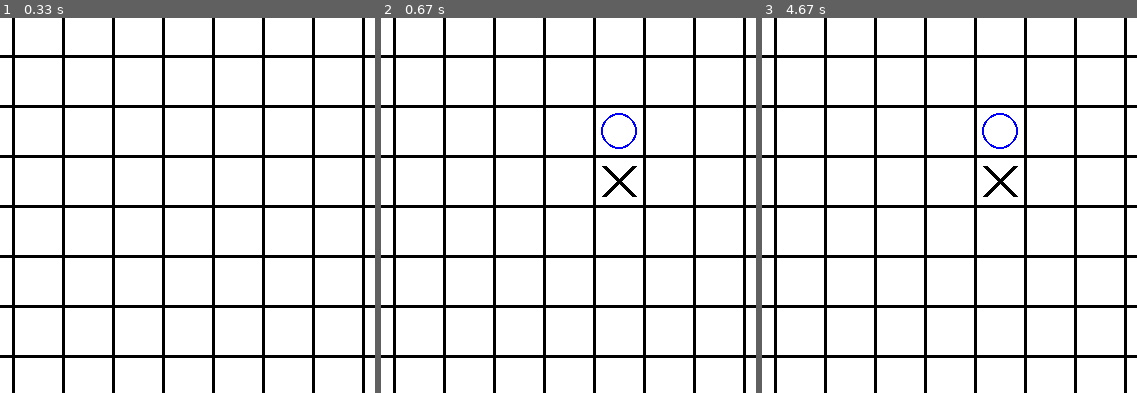
Above: before the commit, frames 1-3 (left to right).
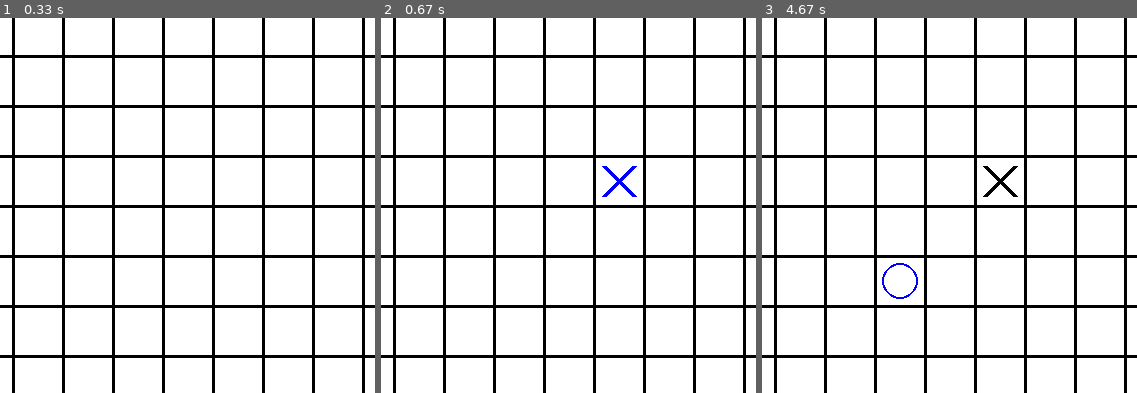
Above: after the commit, the same moments.

Repository: tugduong57/Co_Caro_CoBan
Game: pygame game, started from Main.py
The game is run twice, just before and just after one commit, with the same random seed, the same clock (stepped at 60 frames per second) and the same inputs.
Inputs (mouse positions are % of the whole screen's width and height, from its top left):
- Up to frame 1 (0.33 s): no input
- Up to frame 2 (0.67 s): click (50, 50) at 0.38 s
- Up to frame 3 (4.67 s): no input
The pictures show only the part of the screen within x 18-68%, y 28-78%; the shares and areas given below are measured in that part.

Frame 1 is identical in both runs. In frame 2, 0.4% of the frame differs, in the area x 58-69%, y 25-48%; in frame 3, 0.3%.

Commit message:
Update Font-end + Random

Diff:
--- a/Main.py
+++ b/Main.py
@@ -1,12 +1,13 @@
 import pygame, sys
 from pygame import QUIT, K_SPACE, K_RETURN, K_UP, K_DOWN, K_LEFT, K_RIGHT, KEYDOWN, K_a, K_s, K_d, K_w, K_r, K_p
 import copy
-
+import random
 pygame.init()
 
-GRID_SIZE = 15; nxn = 15;
+# --------------------------------------------------------------------------
+#               Phần khởi tạo
+GRID_SIZE = 15; nxn = 15; max_depth = 3
 banco = []; NumberToWin = 5;
-
 player = ""; AI = ""; turn = ""; pre = (); game_over = False; LuotAI = False
 # Bảng tra cứu điểm
 TH = {};
@@ -20,49 +21,29 @@
 directions = [(-1, 0), (-1, 1), (0, 1), (1, 1), (1, 0), (1, -1), (0, -1), (-1, -1)]
 Direc = {(-1, 0): 1, (-1, 1): 2, (0, 1): 3, (1, 1): 4, (1, 0): 5, (1, -1):6, (0, -1):7, (-1, -1):8}
 
-def checkWin(banco, turn, x, y):
-    turn_X = [0, 0, 0, 0, 0, 0, 0, 0]
-    for dx, dy in directions:
-        dem = 0; i = 1
-        while True:
-            new_x = x + dx * i; new_y = y + dy * i
-            if 0 <= new_x < nxn and 0 <= new_y < nxn:
-                giatri = banco[new_x][new_y]
-                if giatri == turn:
-                    dem += 1
-                else:
-                    break
-            else:
-                break
-            i += 1
-        j = Direc[dx,dy]-1
-        turn_X[j] = dem
-        if j >= 4:
-            if turn_X[j] + turn_X[j-4] >= 4:
-                return True
-    return False
-
-def AddT(T, value, x, y):
+def AddT(T: dict, value: str, x: int, y: int) -> None:
     if value not in T:
         T[value] = []
     T[value].append((x,y))
 
-def RemoveT(T, value, x, y):
+def RemoveT(T: dict, value: str, x: int, y: int) -> None:
     if value in T:
         if (x,y) in T[value]:
             T[value].remove((x, y))
         if T[value] == []:
             T.pop(value)
 
-def Update_Pre(x, y, turn):
-    global pre;
-    pre = (x, y, turn)
-
-def taoBangDanhGia(N):
+def taoBangDanhGia(N: int) -> list:
     matrix = [["F"] * N for _ in range(N)]
     return matrix
 
-def Init():
+def Init() -> None:
+    '''
+        Hàm khởi tạo giá trị ban đầu của tất cả Biến toàn cục
+        Được sử dụng ghi chương trình chạy lần đầu tiên
+        Và khi người chơi muốn reset bàn cờ
+
+    '''
 
     global banco;
     global player, AI, turn,  pre, game_over, LuotAI;
@@ -100,7 +81,11 @@
             value = ScorePlayer[i][j];
             AddT(T_player, value, i, j); AddT(T_Ai, value, i, j); AddT(T_Tong, value, i, j)
 
-
+# --------------------------------------------------------------------------
+
+
+# --------------------------------------------------------------------------
+#               Phần giao diện
 # Set up
 WINDOW_WIDTH = 760; WINDOW_HEIGHT = 760;
 SQUARE_SIZE = WINDOW_WIDTH // GRID_SIZE
@@ -114,8 +99,13 @@
 pygame.display.set_caption('AI-Caro')
 font = pygame.font.Font(None, 20)
 
+# Lưu tọa độ nước cờ vừa đánh
+def Update_Pre(x: int, y: int, turn: str) -> None:
+    global pre;
+    pre = (x, y, turn)
+
 # Hàm vẽ bàn cờ
-def draw_board():
+def draw_board() -> None:
     screen.fill(BACKGROUND_COLOR)
     for row in range(1, GRID_SIZE):
         pygame.draw.line(screen, LINE_COLOR, (0, row * SQUARE_SIZE) , (WINDOW_WIDTH, row * SQUARE_SIZE)  , 3); pygame.draw.line(screen, LINE_COLOR, (row * SQUARE_SIZE, 0) , (row * SQUARE_SIZE, WINDOW_HEIGHT) , 3)
@@ -123,7 +113,7 @@
 
 # Hàm vẽ X và O
 X_cm = SQUARE_SIZE // 5; O_cm = SQUARE_SIZE//7
-def draw_XO(banco):
+def draw_XO(banco: list) -> None:
     for row in range(GRID_SIZE):
         for col in range(GRID_SIZE):
             if banco[row][col] == 'X':
@@ -138,7 +128,78 @@
     elif pre[2] == "O":
         pygame.draw.circle(screen, Pre_COLOR, (col * SQUARE_SIZE + SQUARE_SIZE // 2, row * SQUARE_SIZE + SQUARE_SIZE // 2), SQUARE_SIZE // 2 - O_cm, 2)
 
-def Update_Score(banco, Map, turn, x, y,dx, dy, ScorePlayer, ScoreAI, ScoreTong, T_player, T_Ai,  T_Tong):
+def draw_XY(turn: str, row: int, col: int) -> None:
+    XY_COLOR = (255, 0, 0)
+    if turn == "X":
+        pygame.draw.line(screen, XY_COLOR, (col * SQUARE_SIZE + X_cm, row * SQUARE_SIZE + X_cm), (col * SQUARE_SIZE + SQUARE_SIZE - X_cm, row * SQUARE_SIZE + SQUARE_SIZE - X_cm), 5);
+        pygame.draw.line(screen, XY_COLOR, (col * SQUARE_SIZE + SQUARE_SIZE - X_cm, row * SQUARE_SIZE + X_cm), (col * SQUARE_SIZE + X_cm, row * SQUARE_SIZE + SQUARE_SIZE - X_cm), 5)
+    elif turn == "O":
+        pygame.draw.circle(screen, XY_COLOR, (col * SQUARE_SIZE + SQUARE_SIZE // 2, row * SQUARE_SIZE + SQUARE_SIZE // 2), SQUARE_SIZE // 2 - O_cm, 2)
+    pygame.time.wait(10)
+
+def draw_XoaXY(turn: str, row: int, col: int) -> None:
+    XY_COLOR = (255, 255, 255)
+    if turn == "X":
+        pygame.draw.line(screen, XY_COLOR, (col * SQUARE_SIZE + X_cm, row * SQUARE_SIZE + X_cm), (col * SQUARE_SIZE + SQUARE_SIZE - X_cm, row * SQUARE_SIZE + SQUARE_SIZE - X_cm), 5);
+        pygame.draw.line(screen, XY_COLOR, (col * SQUARE_SIZE + SQUARE_SIZE - X_cm, row * SQUARE_SIZE + X_cm), (col * SQUARE_SIZE + X_cm, row * SQUARE_SIZE + SQUARE_SIZE - X_cm), 5)
+    elif turn == "O":
+        pygame.draw.circle(screen, XY_COLOR, (col * SQUARE_SIZE + SQUARE_SIZE // 2, row * SQUARE_SIZE + SQUARE_SIZE // 2), SQUARE_SIZE // 2 - O_cm, 2)
+
+def draw_numbers():
+    # Vẽ số vào từng ô vuông
+    for row in range(GRID_SIZE):
+        for col in range(GRID_SIZE):
+            value1 = str(ScorePlayer[row][col])
+            value2 = str(ScoreAI[row][col])
+            value3 = str(ScoreTong[row][col])
+            if value1 == "-1":
+                continue
+            text_surface1 = font.render(value1, True, (0,0,0)); text_surface2 = font.render(value2, True, (0,0,0))
+            text_surface3 = font.render(value3, True, (0,0,0))
+            text_x = col * SQUARE_SIZE; text_y = row * SQUARE_SIZE
+            screen.blit(text_surface1, (text_x+2, text_y+2)); screen.blit(text_surface2, (text_x+2, text_y+17))
+            screen.blit(text_surface3, (text_x+2, text_y+32))
+
+# --------------------------------------------------------------------------
+
+# --------------------------------------------------------------------------
+#               Phần cập nhật Bảng đánh giá
+# Hàm check Win
+def checkWin(banco: list, turn: str, x: int, y: int) -> bool:
+    '''
+        Hàm check Win
+        Trả về True nếu "turn" Win
+        Nếu không thì trả về False
+
+    '''
+    turn_X = [0, 0, 0, 0, 0, 0, 0, 0]
+    for dx, dy in directions:
+        dem = 0; i = 1
+        while True:
+            new_x = x + dx * i; new_y = y + dy * i
+            if 0 <= new_x < nxn and 0 <= new_y < nxn:
+                giatri = banco[new_x][new_y]
+                if giatri == turn:
+                    dem += 1
+                else:
+                    break
+            else:
+                break
+            i += 1
+        j = Direc[dx,dy]-1
+        turn_X[j] = dem
+        if j >= 4:
+            if turn_X[j] + turn_X[j-4] >= 4:
+                return True
+    return False
+
+def Update_Score(banco: list, Map: list, turn: str, x: int, y: int, dx: int, dy: int, ScorePlayer: list, ScoreAI: list, ScoreTong: list, T_player: dict, T_Ai: dict, T_Tong: dict) -> None:
+    '''
+        Hàm Tính lại điểm đánh giá cho ô trống theo hướng bị ảnh hưởng
+        Cập nhật Các bảng đánh giá ScorePlayer, ScoreAI, ScoreTong
+            và Các từ điển lưu vị trí T_player, T_Ai, T_Tong
+
+    '''
     if turn == player:
         matrix = ScorePlayer; T_matrix = T_player
     else:
@@ -169,7 +230,12 @@
     tong = ScorePlayer[x][y] + ScoreAI[x][y]; tong = list(tong); tong.sort(); ScoreTong[x][y] = "".join(tong[:4])
     AddT(T_Tong, ScoreTong[x][y], x, y);
 
-def Update_Map(banco, Map, turn, x, y, dx, dy, ScorePlayer, ScoreAI, ScoreTong, T_player, T_Ai,  T_Tong):
+def Update_Map(banco: list, Map: list, turn: str, x: int, y: int, dx: int, dy: int, ScorePlayer: list, ScoreAI: list, ScoreTong: list, T_player: dict, T_Ai: dict, T_Tong: dict) -> None:
+    '''
+        Hàm Cập nhật lại thông tin về hướng bị ảnh hưởng cho ô trống
+        Truyền thông tin tới Update_Score
+
+    '''
     canhke = []; global Direc;
     trang = 1; i = 1
     while True:
@@ -203,7 +269,13 @@
         Map[x][y][Direc[(dx, dy)]] = "".join(canhke)
     Update_Score(banco, Map, turn,x,y,dx,dy, ScorePlayer, ScoreAI, ScoreTong, T_player, T_Ai,  T_Tong)
 
-def SCAN(banco, Map, turn, x, y, ScorePlayer, ScoreAI, ScoreTong, T_player, T_Ai,  T_Tong):
+def SCAN(banco: list, Map: list, turn: str, x: int, y: int, ScorePlayer: list, ScoreAI: list, ScoreTong: list, T_player: dict, T_Ai: dict, T_Tong: dict) -> None:
+    '''
+        Hàm Quét các ô trống bị ảnh hưởng khi thực hiện 1 nước cờ
+        Truyền tọa độ các ô trống đó và "hướng ảnh hưởng"
+        vào Update_Map
+
+    '''
     global directions;
     for dx, dy in directions:
         h = []; trang = 1; i = 1
@@ -224,6 +296,10 @@
             else:
                 break
             i += 1
+# --------------------------------------------------------------------------
+
+# --------------------------------------------------------------------------
+#           Phần Áp dụng giải thuật MiniMax
 
 diemABC = {"A": 100000, "B": 10000, "C": 1000, "D": 100, "E": 10, "F": 0}
 def DiemBanCo(Tudien):
@@ -236,9 +312,14 @@
         e += diem_key*len(Tudien[key])
     return e
 
-def minimax(Board, isMaximizing, depth, alpha, beta, Score_Player, Score_AI, Score_Tong, Tplayer, TAi, TTong, Map_Player, Map_AI, x = -1, y = -1):
-
+def minimax(Board: list, isMaximizing: bool, depth: int, alpha: int, beta: int, Score_Player: list, Score_AI: list, Score_Tong: list, Tplayer: dict, TAi: dict, TTong: dict, Map_Player: list, Map_AI: list, x: int = -1, y: int = -1) -> tuple[int, list[tuple[int, int]]]:
+    '''
+        Hàm tính toán minimax kết hợp với 1 loạt dữ liệu đánh giá có sẵn
+        Trả về tọa độ của ô có điểm cao nhất
+
+    '''
     if depth == 0:
+        pygame.display.update()
         if isMaximizing:
             T_tancong = T_player; T_phongthu = TAi
         else:
@@ -258,32 +339,38 @@
         list_Best += TTong[i]
         if len(list_Best) > N_o:
             break
-    list_Best = list_Best[:N_o]
+    #list_Best = list_Best[:N_o]
     # -------------------------------------------------------------------------------------
 
     if isMaximizing:
         maxVal = float('-inf');
-        best_move = list_Best[0]
+        best_move = [list_Best[0]]
         for (x, y) in list_Best:
+            # draw_XY(AI, x, y)
+            # row = x; col = y
             Board[x][y] = AI;
             if checkWin(Board, AI, x, y):
                 Val = 10000000
                 Board[x][y] = "."
-                maxVal = max(Val, maxVal); best_move = (x, y)
+                maxVal = max(Val, maxVal); best_move = [(x, y)]
                 break
             # -------------------------------------------------------------------------------------
             # Khối cập nhật, duy trì "data đánh giá"
-            Board1 = Board.copy();
+            Board1 = copy.deepcopy(Board);
             Score_Player1 = copy.deepcopy(Score_Player); Score_AI1 = copy.deepcopy(Score_AI); Score_Tong1 = copy.deepco …(182 unchanged characters)…
             RemoveT(Tplayer1, Score_Player1[x][y], x, y); RemoveT(TAi1, Score_AI1[x][y], x, y); RemoveT(TTong1, Score_Tong1[x][y], x, y)
             SCAN(Board1, Map_Player1, player, x, y, Score_Player1, Score_AI1, Score_Tong1, Tplayer1, TAi1,  TTong1);
             SCAN(Board1, Map_AI1, AI, x, y, Score_Player1, Score_AI1, Score_Tong1, Tplayer1, TAi1,  TTong1);
             # -------------------------------------------------------------------------------------
             Val, move = minimax(Board1, False, depth-1, alpha, beta, Score_Player1, Score_AI1, Score_Tong1, Tplayer1, TAi1, TTong1, Map_Player1, Map_AI1, x, y)
+            # draw_XoaXY(AI, x, y)
             Board[x][y] = "."
 
             if Val > maxVal:
-                maxVal = Val; best_move = (x, y)
+                best_move.clear()
+                maxVal = Val; best_move = [(x, y)]
+            elif Val == maxVal:
+                best_move.append((x, y))
 
             alpha = max(alpha, Val)
             if beta <= alpha:
@@ -293,36 +380,45 @@
 
     else:
         minVal = float('inf');
-        best_move = list_Best[0]
+        best_move = [list_Best[0]]
         for (x, y) in list_Best:
+            # draw_XY(player, x, y)
+            # row = x; col = y
             Board[x][y] = player;
             if checkWin(Board, player, x, y):
                 Val = -10000000
                 Board[x][y] = "."
-                minVal = min(Val, maxVal); best_move = (x, y)
+                minVal = min(Val, maxVal); best_move = [(x, y)]
                 break
             # -------------------------------------------------------------------------------------
             # Khối cập nhật, duy trì "data đánh giá"
-            Board1 = Board.copy();
+            Board1 = copy.deepcopy(Board);
             Score_Player1 = copy.deepcopy(Score_Player); Score_AI1 = copy.deepcopy(Score_AI); Score_Tong1 = copy.deepco …(182 unchanged characters)…
             RemoveT(Tplayer1, Score_Player1[x][y], x, y); RemoveT(TAi1, Score_AI1[x][y], x, y); RemoveT(TTong1, Score_Tong1[x][y], x, y)
             SCAN(Board1, Map_Player1, player, x, y, Score_Player1, Score_AI1, Score_Tong1, Tplayer1, TAi1,  TTong1);
             SCAN(Board1, Map_AI1, AI, x, y, Score_Player1, Score_AI1, Score_Tong1, Tplayer1, TAi1,  TTong1);
             # -------------------------------------------------------------------------------------
             Val, move = minimax(Board1, True, depth-1, alpha, beta, Score_Player1, Score_AI1, Score_Tong1, Tplayer1, TAi1, TTong1, Map_Player1, Map_AI1, x, y)
-
+            # draw_XoaXY(player, x, y)
             Board[x][y] = "."
 
+
             if Val < minVal:
-                minVal = Val; best_move = (x, y)
+                minVal = Val; best_move = [(x, y)]
+            elif Val == minVal:
+                best_move.append((x, y))
 
             beta = min(beta, Val)
             if beta <= alpha:
                 break
 
         return minVal, best_move
-
-def UuTien_move(T_Ai, T_player):
+def UuTien_move(T_Ai: dict, T_player: dict) -> tuple[int, int]:
+    '''
+        Hàm xét các trường hợp chắc chắn cần đi
+        Nếu không nằm trong các trường hợp chắc chắn -> (-1, -1)
+
+    '''
     c = ""; d = ""
     for a in T_Ai:
         if a[0] == "A":        # Thắng "ngay" được THÌ thắng luôn
@@ -341,16 +437,21 @@
 def AI_move():
     (x, y) = UuTien_move(T_Ai, T_player)
     if (x, y) != (-1, -1):
+        pygame.time.wait(1000)
         return (x, y)
 
-    Board = banco.copy();
     # deepcopy rất rất nhiều "data"
+    Board = copy.deepcopy(banco);
     Score_Player = copy.deepcopy(ScorePlayer); Score_AI = copy.deepcopy(ScoreAI); Score_Tong = copy.deepcopy(ScoreTong); Tplayer = copy.deepcopy(T_player); TAi = copy.deepcopy(T_Ai); TTong = copy.deepcopy(T_Tong); Map_Player = copy.deepcopy(MapPlayer); Map_AI = copy.deepcopy(MapAI);
 
-    best_score, best_move = minimax(Board, True, 3,  float('-inf'), float('inf'), Score_Player, Score_AI, Score_Tong, Tplayer, TAi, TTong, Map_Player, Map_AI)
-    #print(best_score, flush = True)
-    return best_move
-
+    best_score, best_move = minimax(Board, True, max_depth,  float('-inf'), float('inf'), Score_Player, Score_AI, Score_Tong, Tplayer, TAi, TTong, Map_Player, Map_AI)
+
+    return random.choice(best_move)
+
+# --------------------------------------------------------------------------
+
+# --------------------------------------------------------------------------
+#                   Phần khởi chạy, duy trì game
 def game_loop():
     global ScorePlayer, ScoreAI, ScoreTong, T_Ai, T_player, T_Tong, MapPlayer, MapAI, banco, game_over, turn, LuotAI;
     while True:
@@ -377,6 +478,7 @@
 
             if LuotAI and not game_over:
                 draw_board(); draw_XO(banco); # draw_numbers()
+                pygame.display.update()
                 (x, y) = AI_move()
                 banco[x][y] = AI; Update_Pre(x, y, AI)
                 RemoveT(T_player, ScorePlayer[x][y], x, y); RemoveT(T_Ai, ScoreAI[x][y], x, y); RemoveT(T_Tong, ScoreTong[x][y], x, y)
@@ -406,21 +508,4 @@
 
 Init();
 game_loop()
-
-
-'''
-def draw_numbers():
-    # Vẽ số vào từng ô vuông
-    for row in range(GRID_SIZE):
-        for col in range(GRID_SIZE):
-            value1 = str(ScorePlayer[row][col])
-            value2 = str(ScoreAI[row][col])
-            value3 = str(ScoreTong[row][col])
-            if value1 == "-1":
-                continue
-            text_surface1 = font.render(value1, True, (0,0,0)); text_surface2 = font.render(value2, True, (0,0,0))
-            text_surface3 = font.render(value3, True, (0,0,0))
-            text_x = col * SQUARE_SIZE; text_y = row * SQUARE_SIZE
-            screen.blit(text_surface1, (text_x+2, text_y+2)); screen.blit(text_surface2, (text_x+2, text_y+17))
-            screen.blit(text_surface3, (text_x+2, text_y+32))
-'''
+# --------------------------------------------------------------------------
